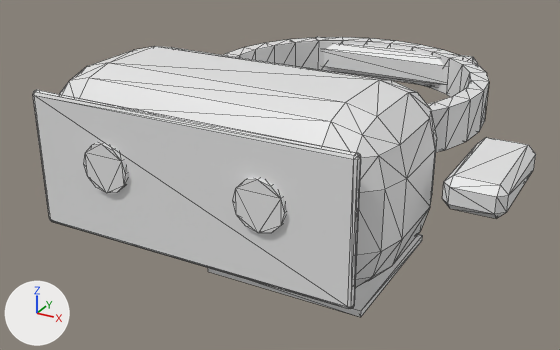
One commit to the glTF model BAMF/wwwroot/view3d/models/vr.glb: the scene before it, then after it.
The view is the same before and after, from a 50 mm camera at (0.719, -1.451, 0.945) aimed at (-0.054, -0.047, 0.243). Every picture has the same lights, and +X, +Y and +Z are marked at lower left. The first picture is the older version. Mesh edges are drawn as thin lines. Vertices at exactly the same position are counted once.

Objects in the first picture: 'b_final'.
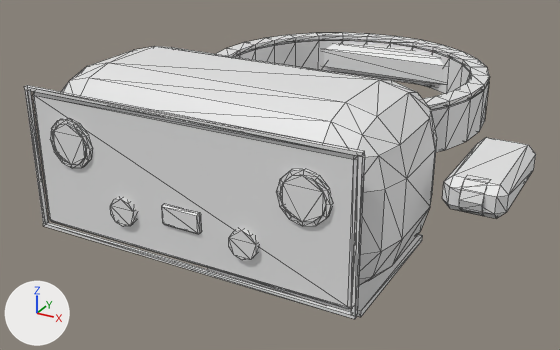
What the commit changed:
me_b_box_632 is used by ob_b_final; location (0.0, 0.0, 0.0).
me_b_box_632 had 416 vertices, 796 faces and spanned x -0.492..0.492, y -0.5..0.5, z 0.0..0.555.
me_b_box_632 now has 816 vertices, 1544 faces and spans x -0.492..0.492, y -0.5..0.5, z 0.0..0.555.
me_b_box_632 part 1: a new loose piece, a 12-sided cylinder along y spanning x -0.273..-0.195, y -0.5..-0.484, z 0.398..0.477.
me_b_box_632 part 2: a new loose piece, a 12-sided cylinder along y spanning x 0.195..0.273, y -0.5..-0.484, z 0.398..0.477.
me_b_box_632 part 3: a new loose piece, a 10-sided cylinder along y spanning x -0.151..-0.099, y -0.5..-0.484, z 0.301..0.355.
me_b_box_632 part 4: a new loose piece, a 10-sided cylinder along y spanning x 0.099..0.151, y -0.5..-0.484, z 0.301..0.355.
me_b_box_632 part 5: the loose piece of 112 vertices spanning x -0.328..0.328, y -0.156..0.5, z 0.344..0.438 is copied, and the copy is scaled about its middle by (1, 1, 0.1), then moved by (0.0, 0.0, 0.055); it spans x -0.328..0.328, y -0.156..0.5, z 0.441..0.45.
me_b_box_632 part 6: a new loose piece, a 10-sided cylinder along x spanning x 0.418..0.457, y -0.289..-0.227, z 0.361..0.42.
me_b_box_632 part 7: a new loose piece of 48 vertices spanning x -0.281..-0.188, y -0.498..-0.49, z 0.391..0.484.
me_b_box_632 part 8: a new loose piece of 48 vertices spanning x 0.188..0.281, y -0.498..-0.49, z 0.391..0.484.
me_b_box_632 part 9: a new loose piece of 24 vertices spanning x -0.328..0.328, y -0.498..-0.49, z 0.25..0.531.
me_b_box_632 part 10: a new loose piece of 24 vertices spanning x -0.039..0.039, y -0.498..-0.487, z 0.324..0.363.
Part 11, on me_b_box_632:
24 vertices are removed from x -0.203..-0.109, y -0.5..-0.484, z 0.359..0.453.
44 faces are deleted.
Part 12, on me_b_box_632:
24 vertices are removed from x 0.109..0.203, y -0.5..-0.484, z 0.359..0.453.
44 faces are deleted.
Other edits to the shape of me_b_box_632 do not show in these pictures.

Location of each change, [x1, y1, x2, y2] in pixels of the pictures (560 x 350 px):
'b_final', reshaped: before [33, 37, 536, 317]; after [24, 33, 536, 319]
part 1 of me_b_box_632, added: after [52, 124, 86, 165]
part 2 of me_b_box_632, added: after [280, 175, 326, 222]
part 3 of me_b_box_632, added: after [110, 197, 137, 227]
part 4 of me_b_box_632, added: after [229, 229, 258, 260]
part 5 of me_b_box_632, added: after [217, 33, 490, 109]
part 6 of me_b_box_632, added: after [459, 179, 488, 216]
part 7 of me_b_box_632, added: after [50, 119, 92, 168]
part 8 of me_b_box_632, added: after [276, 169, 332, 226]
part 9 of me_b_box_632, added: after [24, 85, 365, 319]
part 10 of me_b_box_632, added: after [162, 204, 201, 234]
part 11 of me_b_box_632, deleted: before [84, 143, 128, 193]
part 12 of me_b_box_632, deleted: before [233, 178, 287, 233]
